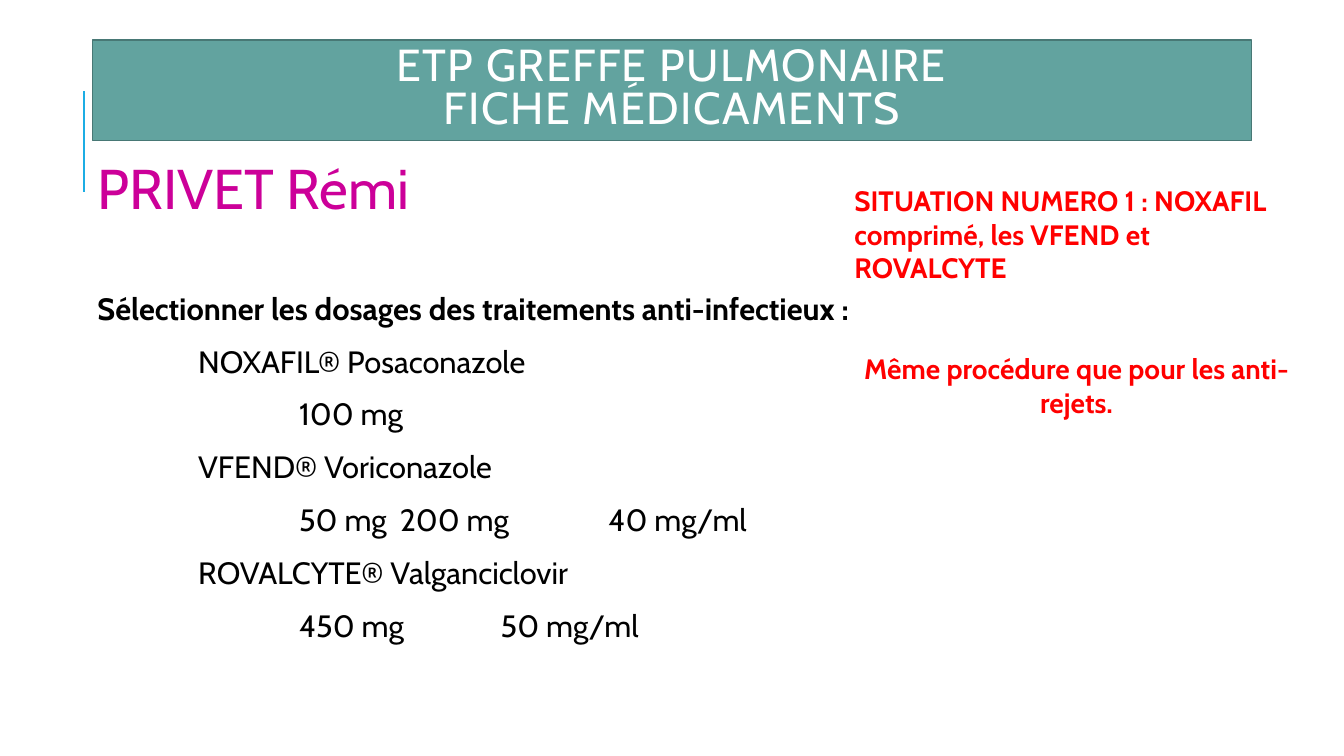
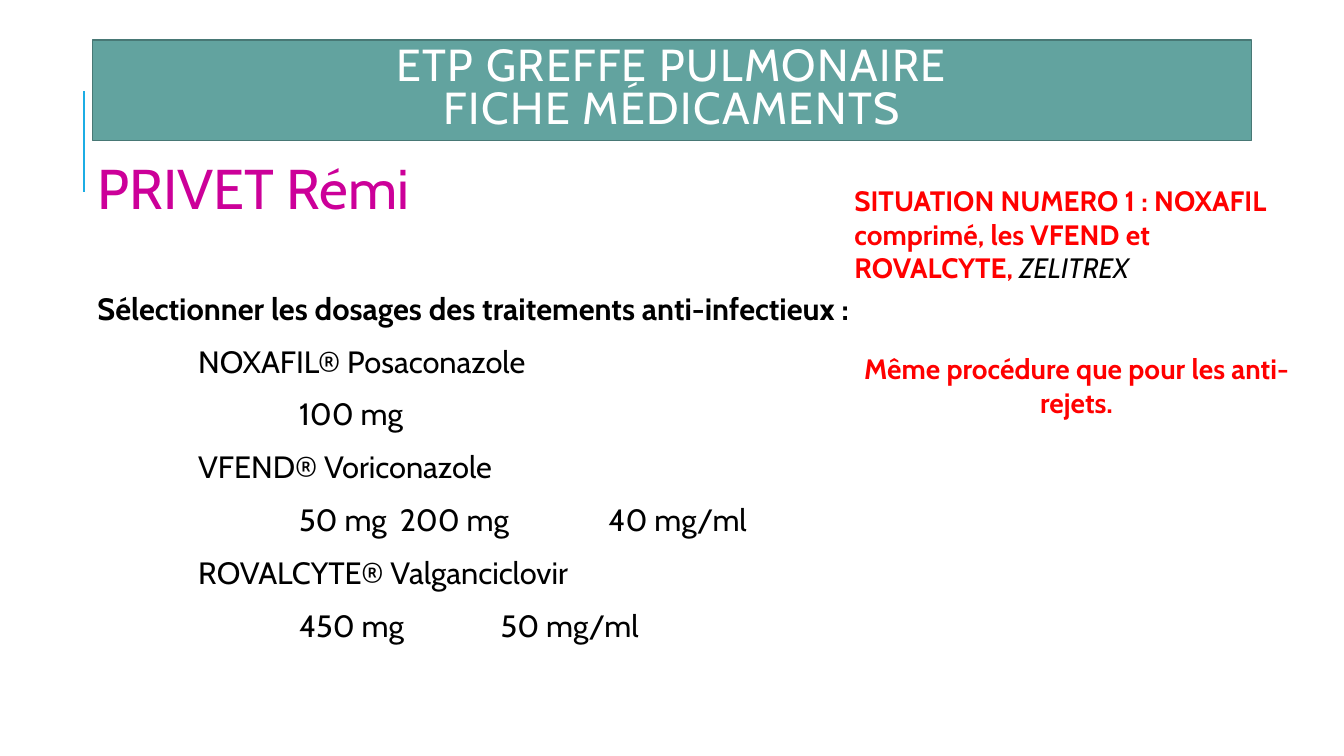
Before and after one commit to privetr/pharmaForm, a slide deck: slide 9 of specs/PRESCRIPTION_0310.pptx. Drawn at 1344x756 pixels with LibreOffice and Linux fonts; fonts in the diff are those of the drawing. Boxes give left, top, right and bottom in pixels: in the first picture for what was removed or moved away, otherwise in the second. Text is boxed around its words. In the diff, an @@ line names an element or a change of style, - is before the commit and + after.

```diff
--- a/specs/PRESCRIPTION_0310.pptx
+++ b/specs/PRESCRIPTION_0310.pptx
@@ text at [854, 191, 1266, 281]: text changed @@
-SITUATION NUMERO 1 : NOXAFIL comprimé, les VFEND et ROVALCYTE
+SITUATION NUMERO 1 : NOXAFIL comprimé, les VFEND et ROVALCYTE, ZELITREX
```
Also in this commit, not shown: 2 other slides changed, 12 other files.
